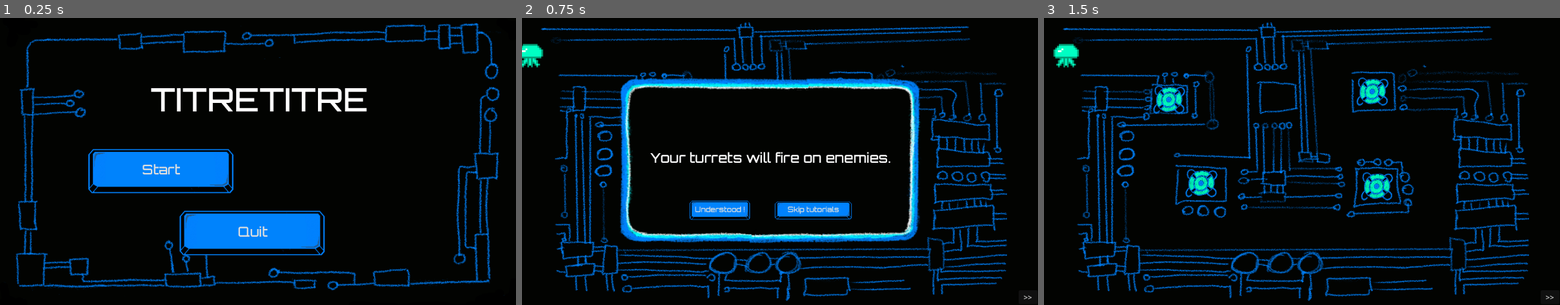
Above: before the commit, frames 1-3 (left to right).
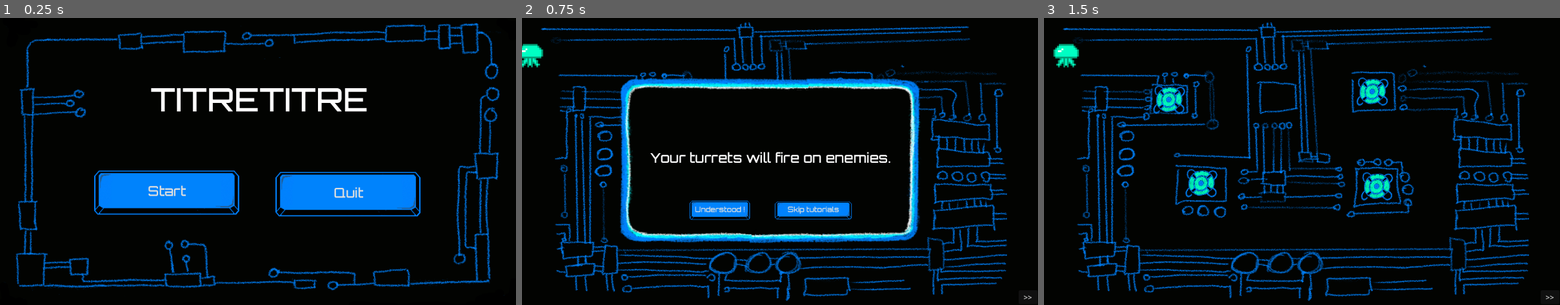
Above: after the commit, the same moments.

Repository: pbagnoud/minijam183
Game: Godot game, scene res://Scenes/start_screen.tscn
Two runs of this game, one before a commit and one after it. Both use one fixed random seed, a clock stepped at 60 frames per second and the inputs below. This scene is started directly instead of the project's main scene.
Inputs:
- Up to frame 1 (0.25 s): no input
- Up to frame 2 (0.75 s): click "Start" at 0.5 s
- Up to frame 3 (1.5 s): click "Understood !" at 1.25 s

The runs differ from the first frame. In frame 1, 12% of the frame differs, in the area x 17-82%, y 45-83%; in frame 2, nothing differs; in frame 3, nothing differs.

Commit message:
Added end screen

Diff:
--- /dev/null
+++ b/minijam183/Scenes/end_screen.tscn
@@ -0,0 +1,52 @@
+[gd_scene load_steps=5 format=3 uid="uid://g0uqxenglahl"]
+
+[ext_resource type="Script" uid="uid://duv566gh2msnj" path="res://Scripts/end_screen.gd" id="1_gdxnu"]
+[ext_resource type="Texture2D" uid="uid://35n12xy1ku1n" path="res://Assets/OtherBackgrounds/Background-screens-V1.png" id="2_8yanq"]
+[ext_resource type="Theme" uid="uid://dfyp2x2grqp4w" path="res://Assets/Themes/base_theme.tres" id="3_fi2y0"]
+[ext_resource type="Theme" uid="uid://gncnsqmk06nv" path="res://Assets/Themes/nice_buttons_long.tres" id="4_em7vc"]
+
+[node name="EndScreen" type="Control"]
+layout_mode = 3
+anchors_preset = 15
+anchor_right = 1.0
+anchor_bottom = 1.0
+grow_horizontal = 2
+grow_vertical = 2
+script = ExtResource("1_gdxnu")
+
+[node name="Background" type="Sprite2D" parent="."]
+z_index = -10
+position = Vector2(638, 344)
+scale = Vector2(0.963717, 0.886207)
+texture = ExtResource("2_8yanq")
+
+[node name="Label" type="Label" parent="."]
+offset_left = 336.0
+offset_top = 160.0
+offset_right = 822.0
+offset_bottom = 234.0
+theme = ExtResource("3_fi2y0")
+theme_override_colors/font_color = Color(0.997053, 0.997053, 0.997053, 1)
+theme_override_font_sizes/font_size = 73
+text = "Well Played !"
+
+[node name="ButtonQuit" type="Button" parent="."]
+offset_left = 614.0
+offset_top = 324.0
+offset_right = 942.0
+offset_bottom = 477.0
+theme = ExtResource("4_em7vc")
+theme_override_font_sizes/font_size = 30
+text = "Quit"
+
+[node name="ButtonRestart" type="Button" parent="."]
+offset_left = 228.0
+offset_top = 323.0
+offset_right = 556.0
+offset_bottom = 476.0
+theme = ExtResource("4_em7vc")
+theme_override_font_sizes/font_size = 30
+text = "Restart"
+
+[connection signal="pressed" from="ButtonQuit" to="." method="_on_button_quit_pressed"]
+[connection signal="pressed" from="ButtonRestart" to="." method="_on_button_restart_pressed"]
--- a/minijam183/Scenes/start_screen.tscn
+++ b/minijam183/Scenes/start_screen.tscn
@@ -17,10 +17,10 @@
 
 [node name="ButtonStart" type="Button" parent="."]
 layout_mode = 0
-offset_left = 196.0
-offset_top = 273.0
-offset_right = 524.0
-offset_bottom = 425.0
+offset_left = 209.0
+offset_top = 321.0
+offset_right = 537.0
+offset_bottom = 473.0
 theme = ExtResource("2_60ddj")
 theme_override_font_sizes/font_size = 30
 text = "Start"
@@ -39,10 +39,10 @@
 
 [node name="ButtonQuit" type="Button" parent="."]
 layout_mode = 0
-offset_left = 400.0
-offset_top = 411.0
-offset_right = 728.0
-offset_bottom = 564.0
+offset_left = 614.0
+offset_top = 324.0
+offset_right = 942.0
+offset_bottom = 477.0
 theme = ExtResource("2_60ddj")
 theme_override_font_sizes/font_size = 30
 text = "Quit"
--- /dev/null
+++ b/minijam183/Scripts/end_screen.gd
@@ -0,0 +1,9 @@
+extends Control
+
+
+func _on_button_quit_pressed() -> void:
+	get_tree().quit()
+
+
+func _on_button_restart_pressed() -> void:
+	get_tree().change_scene_to_file("res://Scenes/main.tscn")
--- a/minijam183/Scripts/main.gd
+++ b/minijam183/Scripts/main.gd
@@ -55,6 +55,10 @@
 			if round_id < 3:
 				start_new_round()
 				has_to_check_empty_screen = false
+			elif round_id == 10:
+				has_to_check_empty_screen = false
+				get_tree().change_scene_to_file("res://Scenes/end_screen.tscn")
+				# Show victory screen
 			else :
 				upgrade_screen.reset(round_id)
 				has_to_check_empty_screen = false
Not shown: 1 places in minijam183/Scenes/upgrade_screen.tscn that only renumber resources
Not shown, added: minijam183/Scripts/end_screen.gd.uid
